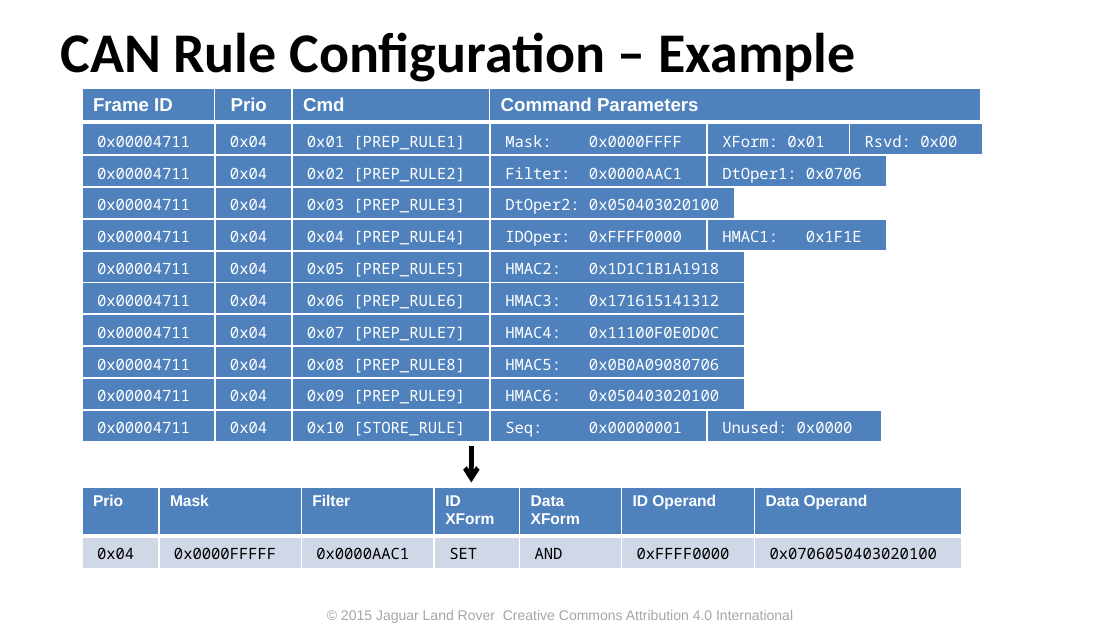
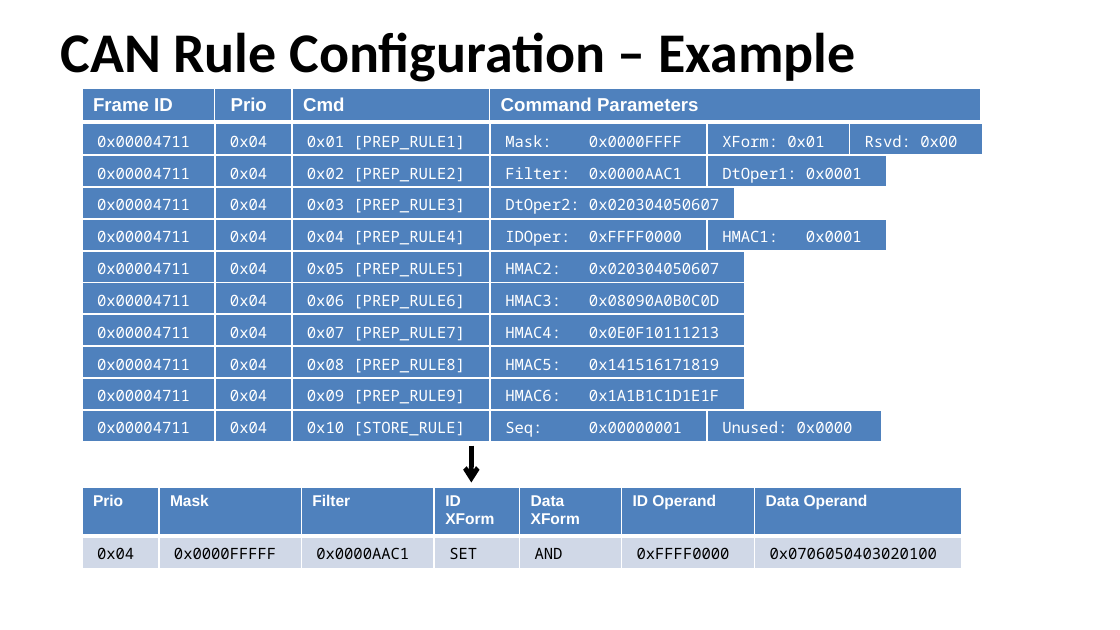
Before and after one commit to PDXostc/canfw, a slide deck: slide 20 of doc/CAN Firewall.pptx. Drawn at 1120x630 pixels with LibreOffice and Linux fonts; fonts in the diff are those of the drawing; background and template pictures are left out. Boxes give left, top, right and bottom in pixels: in the first picture for what was removed or moved away, otherwise in the second. Text is boxed around its words. In the diff, an @@ line names an element or a change of style, - is before the commit and + after.

```diff
--- a/doc/CAN Firewall.pptx
+++ b/doc/CAN Firewall.pptx
@@ table at <box>82,156,887,188</box> @@
-row 1, column 5: DtOper1: 0x0706
+row 1, column 5: DtOper1: 0x0001
@@ table at <box>82,187,736,220</box> @@
-row 1, column 4: DtOper2: 0x050403020100
+row 1, column 4: DtOper2: 0x020304050607
@@ table at <box>82,220,887,252</box> @@
-row 1, column 5: HMAC1: 0x1F1E
+row 1, column 5: HMAC1: 0x0001
@@ table at <box>82,251,745,283</box> @@
-row 1, column 4: HMAC2: 0x1D1C1B1A1918
+row 1, column 4: HMAC2: 0x020304050607
@@ table at <box>82,283,745,316</box> @@
-row 1, column 4: HMAC3: 0x171615141312
+row 1, column 4: HMAC3: 0x08090A0B0C0D
@@ table at <box>82,315,745,347</box> @@
-row 1, column 4: HMAC4: 0x11100F0E0D0C
+row 1, column 4: HMAC4: 0x0E0F10111213
@@ table at <box>82,346,745,379</box> @@
-row 1, column 4: HMAC5: 0x0B0A09080706
+row 1, column 4: HMAC5: 0x141516171819
@@ table at <box>82,379,745,411</box> @@
-row 1, column 4: HMAC6: 0x050403020100
+row 1, column 4: HMAC6: 0x1A1B1C1D1E1F
@@ text removed at <box>341,610,793,623</box> @@
-© 2015 Jaguar Land Rover Creative Commons Attribution 4.0 International
```
Also in this commit, not shown: 20 other slides changed, 1 slide added, 1 other file.
